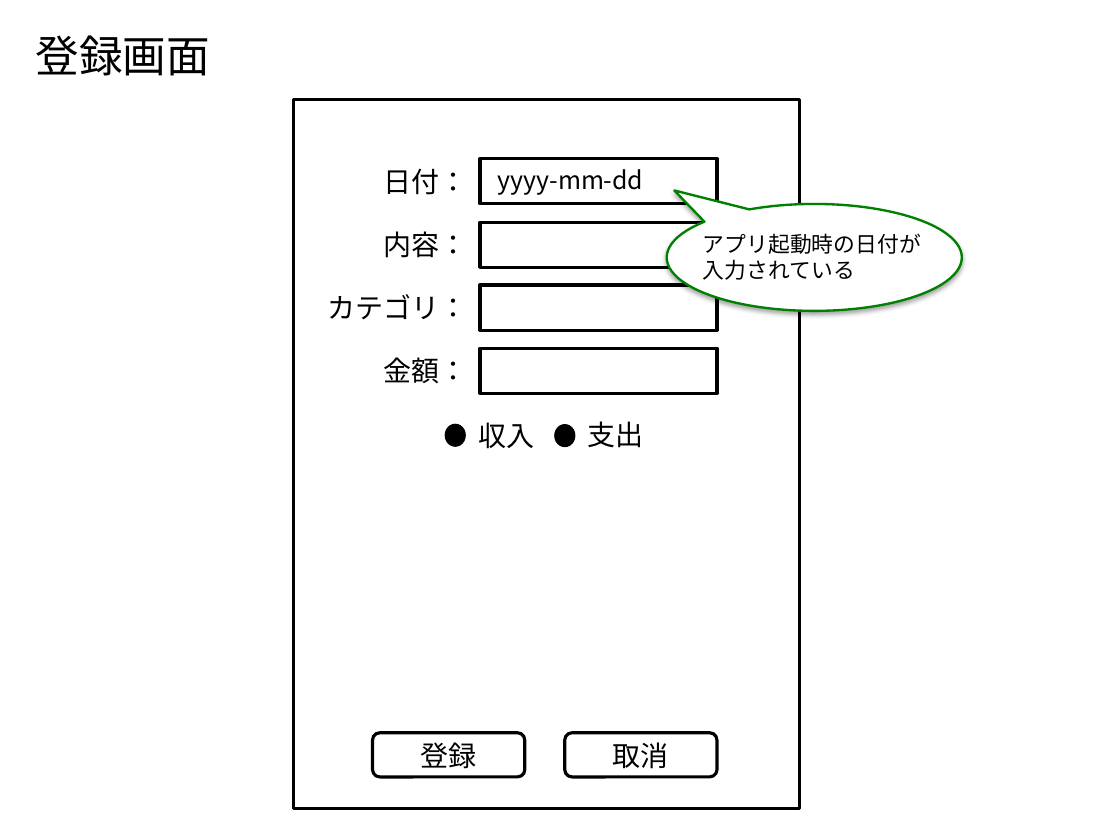
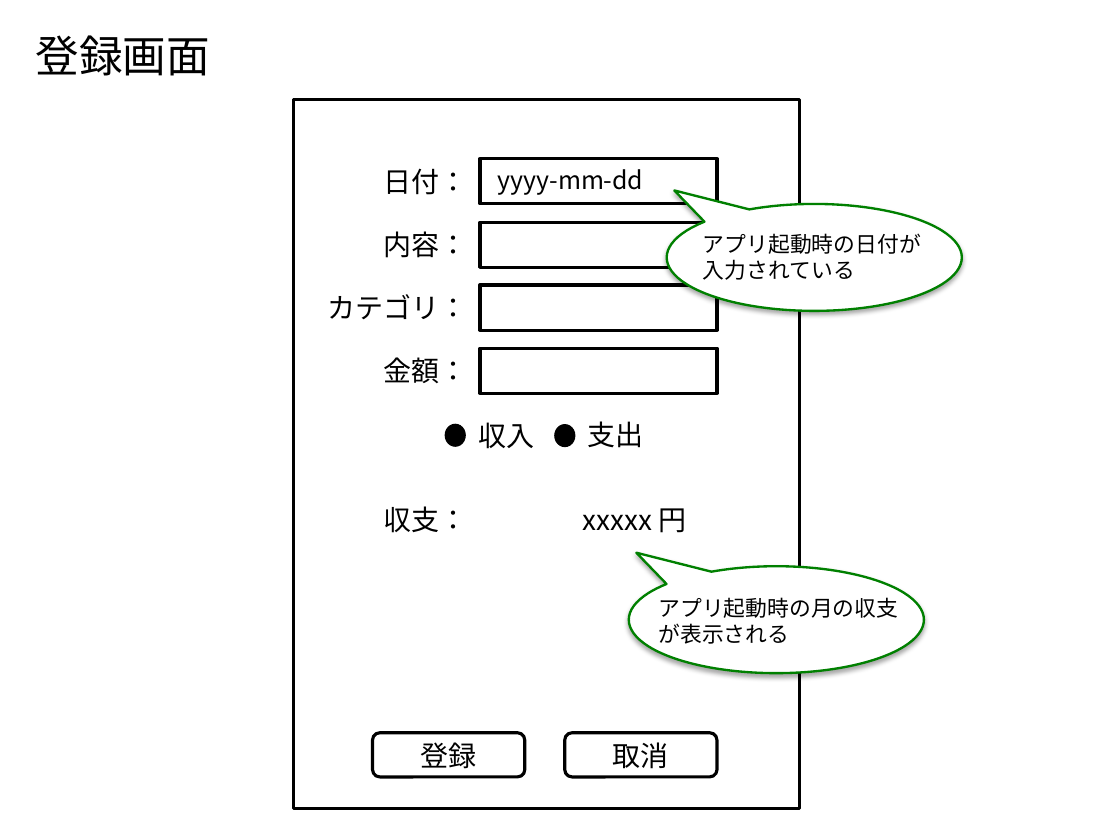
Before and after one commit to Leonis0813/chort, a slide deck: slide 2 of adhafera/interface/ui.pptx. Drawn at 1120x840 pixels with LibreOffice and Linux fonts; fonts in the diff are those of the drawing. Boxes give left, top, right and bottom in pixels: in the first picture for what was removed or moved away, otherwise in the second. Text is boxed around its words. In the diff, an @@ line names an element or a change of style, - is before the commit and + after.

```diff
--- a/adhafera/interface/ui.pptx
+++ b/adhafera/interface/ui.pptx
@@ text added at [384,506,468,533], 18 pt, text #000000 @@
+収支：
@@ text added at [583,508,687,533], 18 pt, text #000000 @@
+xxxxx 円
@@ speech bubble added at [628,567,924,673], fill #FFFFFF, outline #008000 1.5 pt @@
@@ text added at [658,597,898,644], 14 pt, text #000000 @@
+アプリ起動時の月の収支
+が表示される
```
Also in this commit, not shown: 2 other slides changed, 1 slide added.
